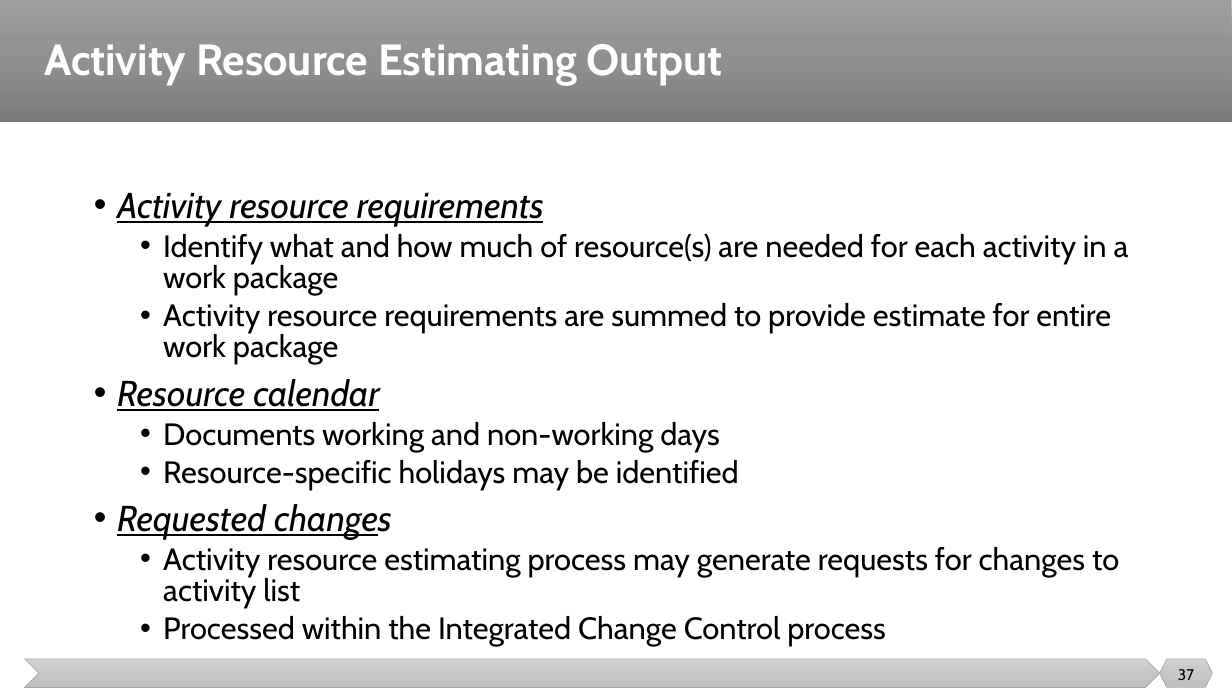
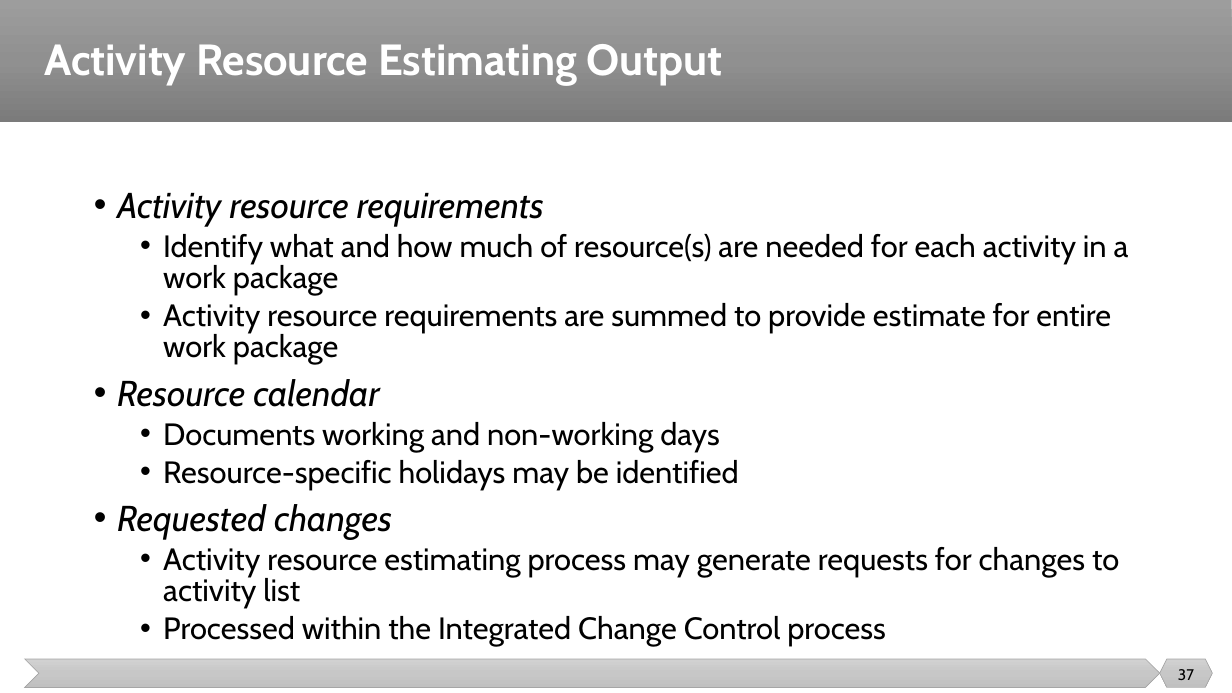
Before and after one commit to malenezi/malenezi, a slide deck: slide 37 of SE423/Lectures/6-Planning/Estimation.pptx. Drawn at 1232x693 pixels with LibreOffice and Linux fonts; fonts in the diff are those of the drawing. Boxes give left, top, right and bottom in pixels: in the first picture for what was removed or moved away, otherwise in the second. Text is boxed around its words. In the diff, an @@ line names an element or a change of style, - is before the commit and + after.

```diff
--- a/SE423/Lectures/6-Planning/Estimation.pptx
+++ b/SE423/Lectures/6-Planning/Estimation.pptx
@@ text at bbox=[117, 193, 544, 540]: underline off in "Activity resource requirements", "Resource calendar", "Requested changes" @@
```
Also in this commit, not shown: 5 other files.
